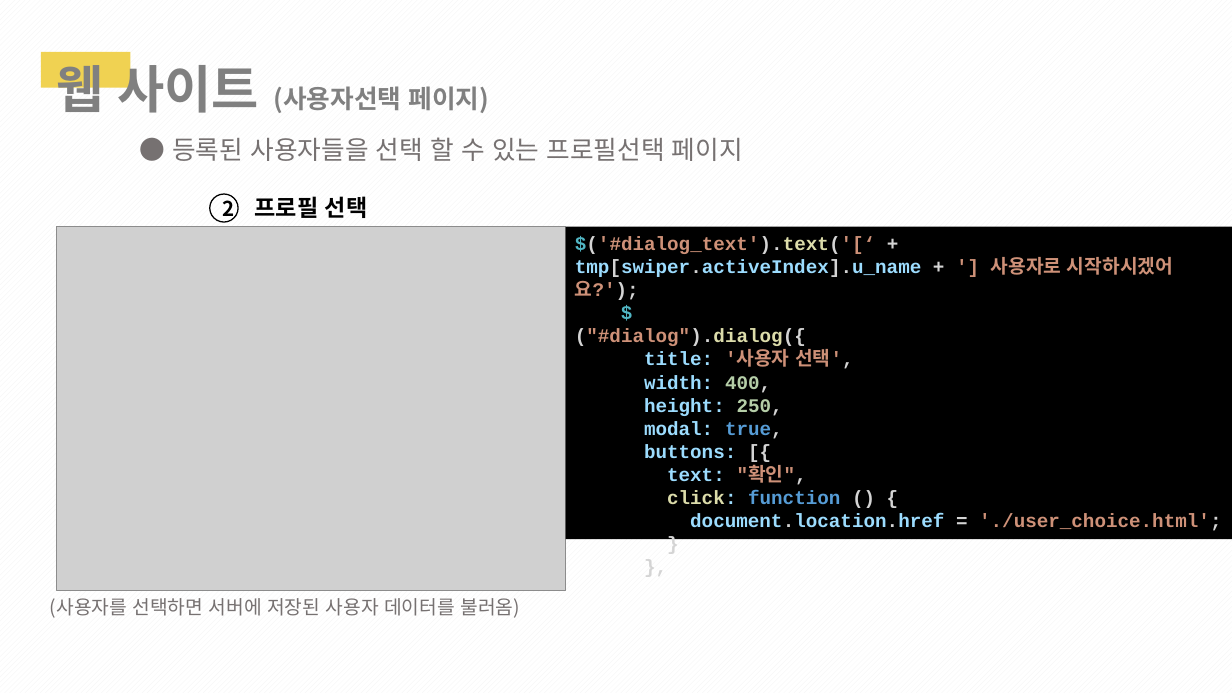
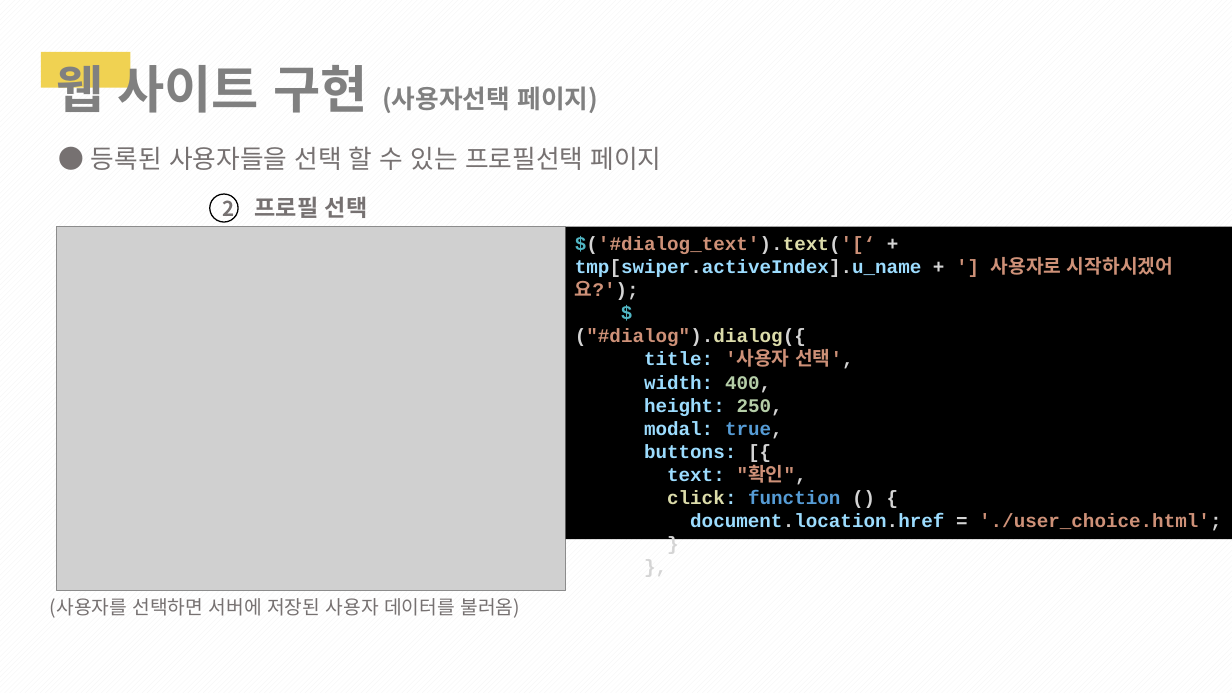
Before and after one commit to 1team-CapstonDesign1/weekly_Report, a slide deck: slide 23 of Week_11/1조_11주차_cd_발표PPT.pptx. Drawn at 1232x693 pixels with LibreOffice and Linux fonts; fonts in the diff are those of the drawing; grey boxes stand for pictures. Boxes give left, top, right and bottom in pixels: in the first picture for what was removed or moved away, otherwise in the second. Text is boxed around its words. In the diff, an @@ line names an element or a change of style, - is before the commit and + after.

```diff
--- a/Week_11/1조_11주차_cd_발표PPT.pptx
+++ b/Week_11/1조_11주차_cd_발표PPT.pptx
@@ text at (x1=56, y1=56, x2=598, y2=121): text changed @@
-웹 사이트 (사용자선택 페이지)
+웹 사이트 구현 (사용자선택 페이지)
@@ text "● 등록된 사용자들을 선택 할 ..." moved from (x1=172, y1=137, x2=743, y2=161) to (x1=91, y1=146, x2=662, y2=170) @@
@@ text "프로필 선택" at (x1=255, y1=196, x2=368, y2=218): text colour #000000 to #767171 @@
@@ ellipse "2" at (x1=210, y1=194, x2=238, y2=222): text colour #000000 to #767171 @@
```
Also in this commit, not shown: 21 other slides changed, 3 slides added, 1 slide removed.
